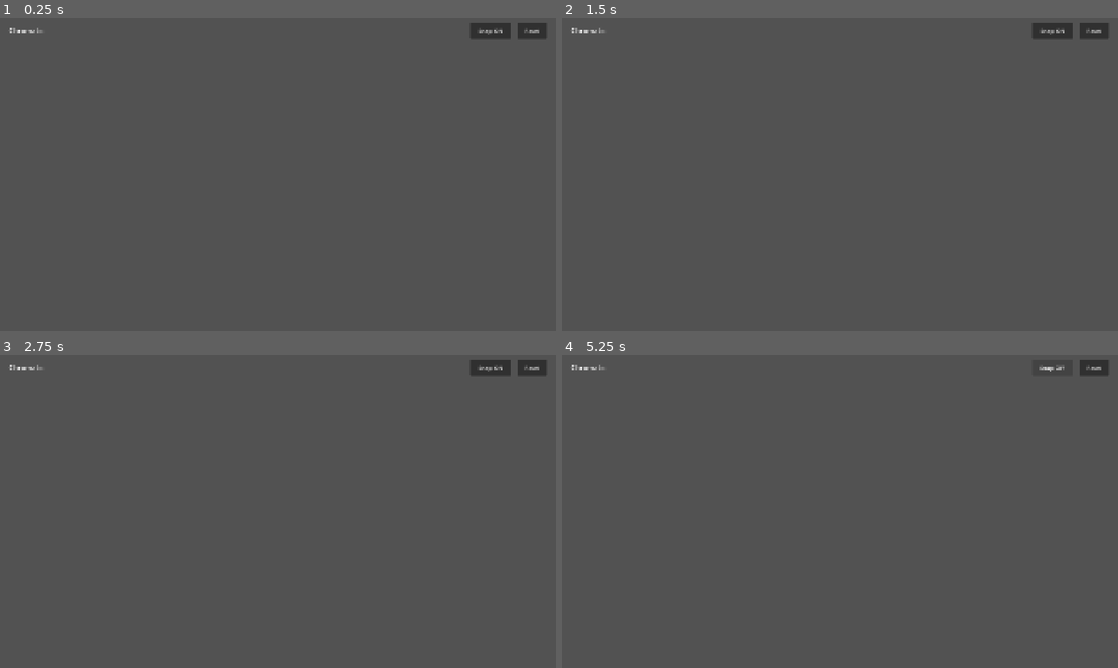
Above: before the commit, frames 1-4 (two rows, left to right).
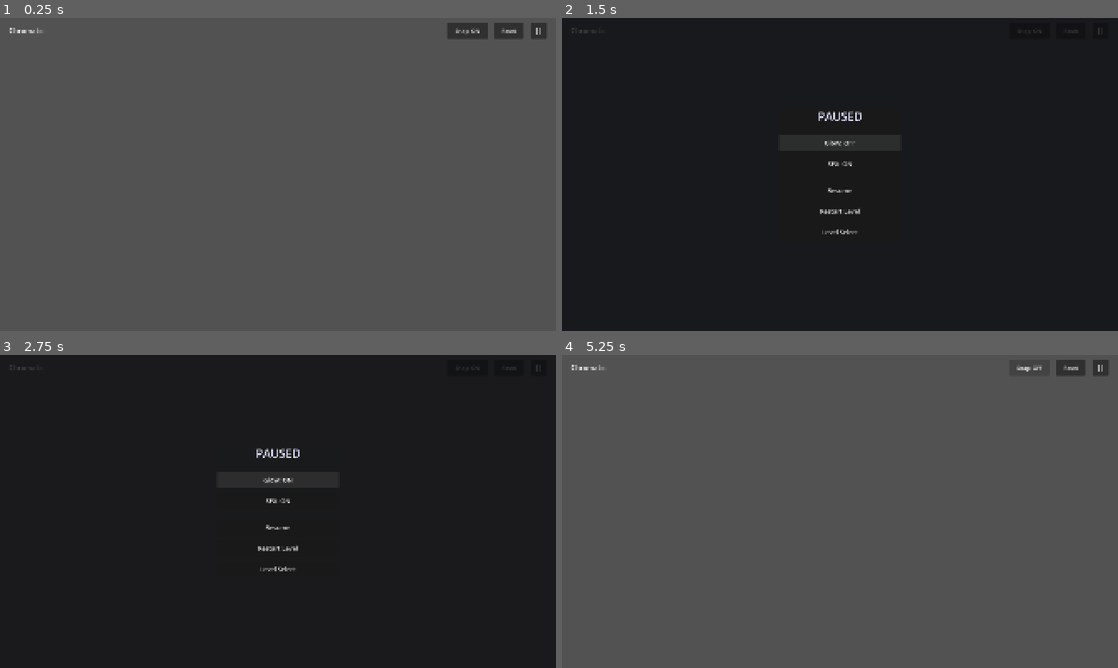
Above: after the commit, the same moments.

Repository: Codymwon/Chromatic
Game: Godot game, scene res://scenes/level/level_base.tscn
Same seed, same stepped clock (60 frames per second), same inputs: the game is played once before the commit and once after it. This scene is started directly instead of the project's main scene.
Inputs (mouse positions are in pixels of both pictures, inside the frame that each line leads up to):
- Up to frame 1 (0.25 s): no input
- Up to frame 2 (1.5 s): click (1101, 30) at 0.5 s, where only the run after the commit has a clickable "||"; click (840, 143) at 1.25 s, where only the run after the commit has a clickable "Glow: ON"
- Up to frame 3 (2.75 s): click (278, 480) at 2 s, where only the run after the commit has a clickable "Glow: OFF"
- Up to frame 4 (5.25 s): click (840, 502) at 2.75 s, where only the run after the commit has a clickable "SFX: ON"; click (840, 502) at 3.5 s, where only the run after the commit has a clickable "SFX: OFF"; click (840, 527) at 4.25 s, where only the run after the commit has a clickable "Resume"; click "Snap: ON" at 5 s

The runs differ from the first frame. In frame 1, 0.4% of the frame differs, in the area x 80-98%, y 1-7%; in frame 2, 100%, in the area x 0-100%, y 0-100%; in frame 3, 100%; in frame 4, 0.2%.

Commit message:
M7(ui): implement pause menu modal and HUD pause button (#55)

Diff:
--- a/scenes/level/level_base.gd
+++ b/scenes/level/level_base.gd
@@ -105,8 +105,38 @@
 			hud.snap_toggled.connect(_on_hud_snap_toggled)
 		if hud.has_signal("reset_requested") and not hud.reset_requested.is_connected(reset_level):
 			hud.reset_requested.connect(reset_level)
+		if hud.has_signal("pause_pressed") and not hud.pause_pressed.is_connected(_on_hud_pause_pressed):
+			hud.pause_pressed.connect(_on_hud_pause_pressed)
 		if hud.has_method("set_snap_enabled"):
 			hud.set_snap_enabled(snap_enabled)
+	_connect_pause_menu_signals()
+
+func _connect_pause_menu_signals() -> void:
+	var pause_menu: Node = get_node_or_null("PauseMenu")
+	if pause_menu == null:
+		return
+	if pause_menu.has_signal("resume_requested") and not pause_menu.resume_requested.is_connected(_on_pause_menu_resume):
+		pause_menu.resume_requested.connect(_on_pause_menu_resume)
+	if pause_menu.has_signal("restart_requested") and not pause_menu.restart_requested.is_connected(_on_pause_menu_restart):
+		pause_menu.restart_requested.connect(_on_pause_menu_restart)
+	if pause_menu.has_signal("level_select_requested") and not pause_menu.level_select_requested.is_connected(_on_pause_menu_level_select):
+		pause_menu.level_select_requested.connect(_on_pause_menu_level_select)
+
+func _on_hud_pause_pressed() -> void:
+	var pause_menu: Node = get_node_or_null("PauseMenu")
+	if pause_menu != null and pause_menu.has_method("show_menu"):
+		pause_menu.show_menu()
+
+func _on_pause_menu_resume() -> void:
+	pass  # PauseMenu hides itself; drag stays idle until next touch
+
+func _on_pause_menu_restart() -> void:
+	reset_level()
+
+func _on_pause_menu_level_select() -> void:
+	level_select_requested.emit()
+	if is_inside_tree() and get_tree() != null:
+		get_tree().change_scene_to_file("res://scenes/main.tscn")
 
 func _on_hud_snap_toggled(enabled: bool) -> void:
 	snap_enabled = enabled
--- a/scenes/level/level_base.tscn
+++ b/scenes/level/level_base.tscn
@@ -6,6 +6,7 @@
 [ext_resource type="PackedScene" path="res://scenes/ui/win_overlay.tscn" id="4_win"]
 [ext_resource type="PackedScene" path="res://scenes/fx/world_environment.tscn" id="5_env"]
 [ext_resource type="PackedScene" path="res://scenes/fx/victory_burst.tscn" id="6_burst"]
+[ext_resource type="PackedScene" path="res://scenes/ui/pause_menu.tscn" id="7_pause"]
 
 [node name="LevelBase" type="Node2D"]
 script = ExtResource("1_base")
@@ -14,6 +15,8 @@
 
 [node name="HUD" parent="." instance=ExtResource("3_hud")]
 
+[node name="PauseMenu" parent="." instance=ExtResource("7_pause")]
+
 [node name="VictoryBurst" parent="." instance=ExtResource("6_burst")]
 
 [node name="WinOverlay" parent="." instance=ExtResource("4_win")]
--- a/scenes/ui/hud.gd
+++ b/scenes/ui/hud.gd
@@ -3,6 +3,7 @@
 
 signal snap_toggled(enabled: bool)
 signal reset_requested
+signal pause_pressed
 
 @export var level_title: String = "Chromatic":
 	set(value):
@@ -14,6 +15,7 @@
 @onready var title_label: Label = get_node_or_null("TopBar/HBoxContainer/TitleLabel") as Label
 @onready var snap_button: Button = get_node_or_null("TopBar/HBoxContainer/SnapButton") as Button
 @onready var reset_button: Button = get_node_or_null("TopBar/HBoxContainer/ResetButton") as Button
+@onready var pause_button: Button = get_node_or_null("TopBar/HBoxContainer/PauseButton") as Button
 
 func _ready() -> void:
 	_update_title_label()
@@ -22,6 +24,8 @@
 		snap_button.pressed.connect(_on_snap_button_pressed)
 	if reset_button != null and not reset_button.pressed.is_connected(_on_reset_button_pressed):
 		reset_button.pressed.connect(_on_reset_button_pressed)
+	if pause_button != null and not pause_button.pressed.is_connected(_on_pause_button_pressed):
+		pause_button.pressed.connect(_on_pause_button_pressed)
 
 func set_title(p_title: String) -> void:
 	level_title = p_title
@@ -46,3 +50,6 @@
 
 func _on_reset_button_pressed() -> void:
 	reset_requested.emit()
+
+func _on_pause_button_pressed() -> void:
+	pause_pressed.emit()
--- a/scenes/ui/hud.tscn
+++ b/scenes/ui/hud.tscn
@@ -35,3 +35,9 @@
 layout_mode = 2
 theme_override_font_sizes/font_size = 18
 text = "Reset"
+
+[node name="PauseButton" type="Button" parent="TopBar/HBoxContainer"]
+custom_minimum_size = Vector2(56, 48)
+layout_mode = 2
+theme_override_font_sizes/font_size = 22
+text = "||"
--- /dev/null
+++ b/scenes/ui/pause_menu.gd
@@ -0,0 +1,97 @@
+class_name PauseMenu
+extends CanvasLayer
+
+signal resume_requested
+signal restart_requested
+signal level_select_requested
+
+@onready var backdrop: ColorRect = get_node_or_null("Backdrop") as ColorRect
+@onready var title_label: Label = get_node_or_null("CenterContainer/Panel/VBoxContainer/TitleLabel") as Label
+@onready var glow_button: Button = get_node_or_null("CenterContainer/Panel/VBoxContainer/GlowButton") as Button
+@onready var sfx_button: Button = get_node_or_null("CenterContainer/Panel/VBoxContainer/SFXButton") as Button
+@onready var resume_button: Button = get_node_or_null("CenterContainer/Panel/VBoxContainer/ResumeButton") as Button
+@onready var restart_button: Button = get_node_or_null("CenterContainer/Panel/VBoxContainer/RestartButton") as Button
+@onready var level_select_button: Button = get_node_or_null("CenterContainer/Panel/VBoxContainer/LevelSelectButton") as Button
+
+func _ready() -> void:
+	process_mode = Node.PROCESS_MODE_ALWAYS
+	visible = false
+	_connect_buttons()
+	_update_toggle_buttons()
+
+	if is_inside_tree():
+		var game_state: Node = get_node_or_null("/root/GameState")
+		if game_state != null:
+			if game_state.has_signal("glow_toggled") and not game_state.glow_toggled.is_connected(_on_glow_toggled):
+				game_state.glow_toggled.connect(_on_glow_toggled)
+			if game_state.has_signal("sfx_toggled") and not game_state.sfx_toggled.is_connected(_on_sfx_toggled):
+				game_state.sfx_toggled.connect(_on_sfx_toggled)
+
+func _connect_buttons() -> void:
+	if glow_button and not glow_button.pressed.is_connected(_on_glow_pressed):
+		glow_button.pressed.connect(_on_glow_pressed)
+	if sfx_button and not sfx_button.pressed.is_connected(_on_sfx_pressed):
+		sfx_button.pressed.connect(_on_sfx_pressed)
+	if resume_button and not resume_button.pressed.is_connected(_on_resume_pressed):
+		resume_button.pressed.connect(_on_resume_pressed)
+	if restart_button and not restart_button.pressed.is_connected(_on_restart_pressed):
+		restart_button.pressed.connect(_on_restart_pressed)
+	if level_select_button and not level_select_button.pressed.is_connected(_on_level_select_pressed):
+		level_select_button.pressed.connect(_on_level_select_pressed)
+
+func show_menu() -> void:
+	_update_toggle_buttons()
+	visible = true
+
+func hide_menu() -> void:
+	visible = false
+
+func _update_toggle_buttons() -> void:
+	var glow_on: bool = true
+	var sfx_on: bool = true
+	if is_inside_tree():
+		var game_state: Node = get_node_or_null("/root/GameState")
+		if game_state != null:
+			if "glow_enabled" in game_state:
+				glow_on = bool(game_state.glow_enabled)
+			if "sfx_enabled" in game_state:
+				sfx_on = bool(game_state.sfx_enabled)
+
+	if glow_button != null:
+		glow_button.text = "Glow: ON" if glow_on else "Glow: OFF"
+	if sfx_button != null:
+		sfx_button.text = "SFX: ON" if sfx_on else "SFX: OFF"
+
+func _on_glow_toggled(_enabled: bool) -> void:
+	_update_toggle_buttons()
+
+func _on_sfx_toggled(_enabled: bool) -> void:
+	_update_toggle_buttons()
+
+func _on_glow_pressed() -> void:
+	if is_inside_tree():
+		var game_state: Node = get_node_or_null("/root/GameState")
+		if game_state and game_state.has_method("set_glow_enabled"):
+			var cur: bool = bool(game_state.glow_enabled)
+			game_state.set_glow_enabled(not cur)
+	_update_toggle_buttons()
+
+func _on_sfx_pressed() -> void:
+	if is_inside_tree():
+		var game_state: Node = get_node_or_null("/root/GameState")
+		if game_state and game_state.has_method("set_sfx_enabled"):
+			var cur: bool = bool(game_state.sfx_enabled)
+			game_state.set_sfx_enabled(not cur)
+	_update_toggle_buttons()
+
+func _on_resume_pressed() -> void:
+	hide_menu()
+	resume_requested.emit()
+
+func _on_restart_pressed() -> void:
+	hide_menu()
+	restart_requested.emit()
+
+func _on_level_select_pressed() -> void:
+	hide_menu()
+	level_select_requested.emit()
--- /dev/null
+++ b/scenes/ui/pause_menu.tscn
@@ -0,0 +1,76 @@
+[gd_scene format=3]
+
+[ext_resource type="Script" path="res://scenes/ui/pause_menu.gd" id="1_pm"]
+
+[node name="PauseMenu" type="CanvasLayer"]
+layer = 8
+script = ExtResource("1_pm")
+
+[node name="Backdrop" type="ColorRect" parent="."]
+anchors_preset = 15
+anchor_right = 1.0
+anchor_bottom = 1.0
+grow_horizontal = 2
+grow_vertical = 2
+color = Color(0.0392157, 0.043137, 0.054902, 0.78)
+mouse_filter = 0
+
+[node name="CenterContainer" type="CenterContainer" parent="."]
+anchors_preset = 15
+anchor_right = 1.0
+anchor_bottom = 1.0
+grow_horizontal = 2
+grow_vertical = 2
+
+[node name="Panel" type="PanelContainer" parent="CenterContainer"]
+layout_mode = 2
+
+[node name="VBoxContainer" type="VBoxContainer" parent="CenterContainer/Panel"]
+layout_mode = 2
+size_flags_horizontal = 4
+size_flags_vertical = 4
+theme_override_constants/separation = 16
+custom_minimum_size = Vector2(420, 0)
+
+[node name="TitleLabel" type="Label" parent="CenterContainer/Panel/VBoxContainer"]
+layout_mode = 2
+theme_override_font_sizes/font_size = 40
+theme_override_colors/font_color = Color(0.9, 0.9, 1.0, 1.0)
+text = "PAUSED"
+horizontal_alignment = 1
+
+[node name="SeparatorH" type="HSeparator" parent="CenterContainer/Panel/VBoxContainer"]
+layout_mode = 2
+
+[node name="GlowButton" type="Button" parent="CenterContainer/Panel/VBoxContainer"]
+custom_minimum_size = Vector2(0, 56)
+layout_mode = 2
+theme_override_font_sizes/font_size = 22
+text = "Glow: ON"
+
+[node name="SFXButton" type="Button" parent="CenterContainer/Panel/VBoxContainer"]
+custom_minimum_size = Vector2(0, 56)
+layout_mode = 2
+theme_override_font_sizes/font_size = 22
+text = "SFX: ON"
+
+[node name="SeparatorH2" type="HSeparator" parent="CenterContainer/Panel/VBoxContainer"]
+layout_mode = 2
+
+[node name="ResumeButton" type="Button" parent="CenterContainer/Panel/VBoxContainer"]
+custom_minimum_size = Vector2(0, 56)
+layout_mode = 2
+theme_override_font_sizes/font_size = 22
+text = "Resume"
+
+[node name="RestartButton" type="Button" parent="CenterContainer/Panel/VBoxContainer"]
+custom_minimum_size = Vector2(0, 56)
+layout_mode = 2
+theme_override_font_sizes/font_size = 22
+text = "Restart Level"
+
+[node name="LevelSelectButton" type="Button" parent="CenterContainer/Panel/VBoxContainer"]
+custom_minimum_size = Vector2(0, 56)
+layout_mode = 2
+theme_override_font_sizes/font_size = 22
+text = "Level Select"
